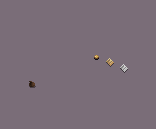
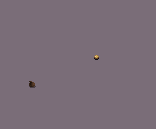
Layer changes from the first w=156, h=129 image to the second:
removed group "BibleSheet" (2 layers) over 106, 58, 128, 73
removed layer "BibleSheetWhite.png" from group "BibleSheet" over 120, 64, 128, 73
removed layer "BibleSheetYellow.png" from group "BibleSheet" over 106, 58, 114, 67
